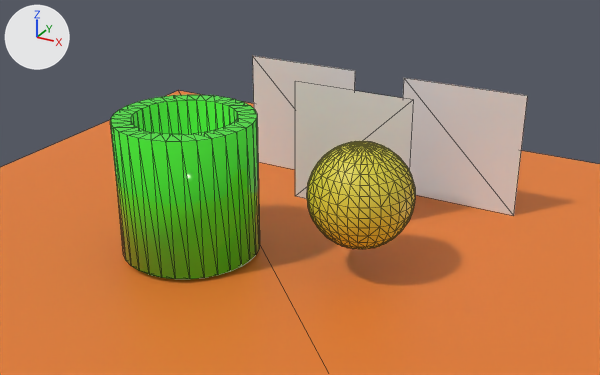
A saved change to the glTF model data/transmissive1.gltf.
The view is the same before and after, from a 50 mm camera at (5.23, -8.78, 5.76) aimed at (0.33, 0.13, 1.31). Every picture has the same lights, and +X, +Y and +Z are marked at upper left. Mesh edges are drawn as thin lines. Where no turn or scale is listed for an object, it has been applied to the vertices.
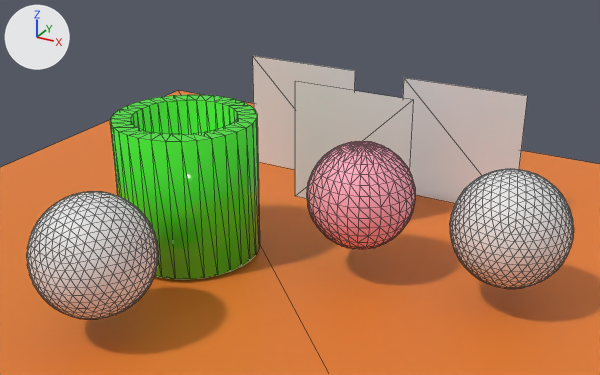
Patch to the scene script:
```diff
--- a/data/transmissive1.gltf.py
+++ b/data/transmissive1.gltf.py
@@ mat_material_003 @@
 mat_material_003 = principled_material('Material.003')
-mat_material_003.base_color = (0.711, 0.642, 0.0469)  # yellow #dbd23d
+mat_material_003.base_color = (1.0, 0.407, 0.518)  # pink #ffabbf
@@ mat_material @@
+mat_material = principled_material('Material')
+mat_material.base_color = (0.8, 0.8, 0.8)  # white #e7e7e7
@@ me_icosphere_001 @@
+me_icosphere_001.from_pydata(...)  # an icosphere of 1280 faces spanning x -0.76..0.76, y -0.76..0.76, z -0.76..0.76
+me_icosphere_001.materials.append(mat_material)  # white #e7e7e7
@@ me_icosphere @@
+me_icosphere.from_pydata(...)  # an icosphere of 1280 faces spanning x -0.76..0.76, y -0.76..0.76, z -0.76..0.76
+me_icosphere.materials.append(mat_material)  # white #e7e7e7
@@ ob_icosphere_001 @@
+ob_icosphere_001 = bpy.data.objects.new('Icosphere.001', me_icosphere_001)
+ob_icosphere_001.location = (-1.121, -2.308, 1.064)
@@ ob_icosphere @@
+ob_icosphere = bpy.data.objects.new('Icosphere', me_icosphere)
+ob_icosphere.location = (3.014, 0.765, 1.064)
```

Pixel boxes (x1, y1, x2, y2) of what changed, in the pictures (600 x 375 px):
'Icosphere.001', added: after (27, 191, 158, 320)
'Icosphere', added: after (450, 169, 574, 289)
'Sphere', recoloured (yellow to pink): (307, 141, 415, 249) in both
